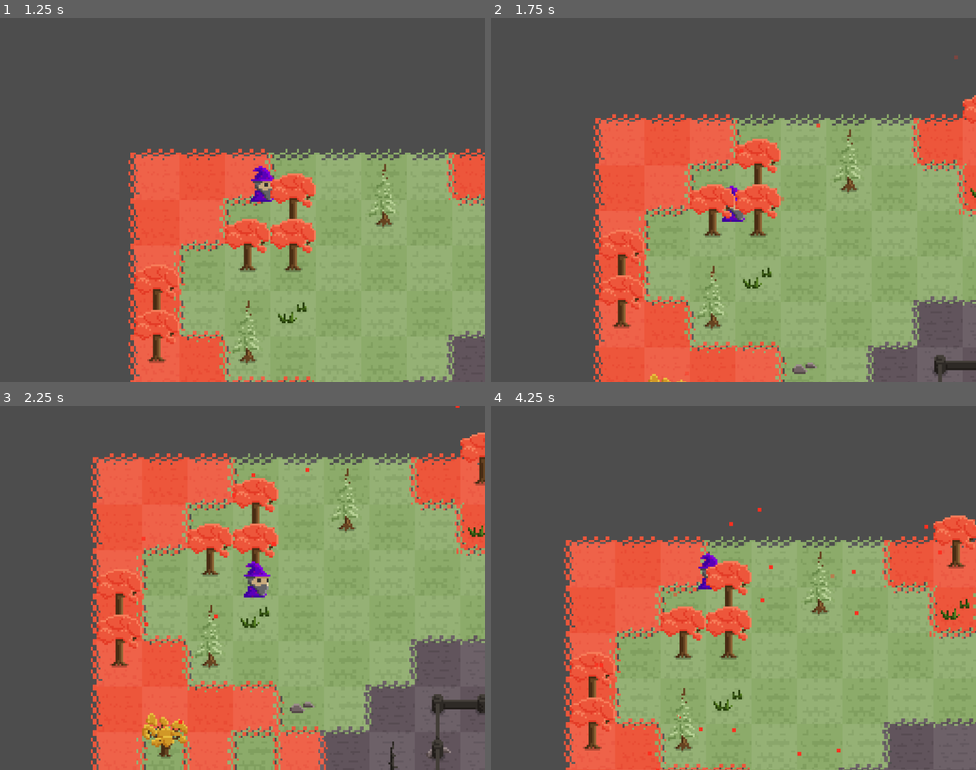
Above: before the commit, frames 1-4 (two rows, left to right).
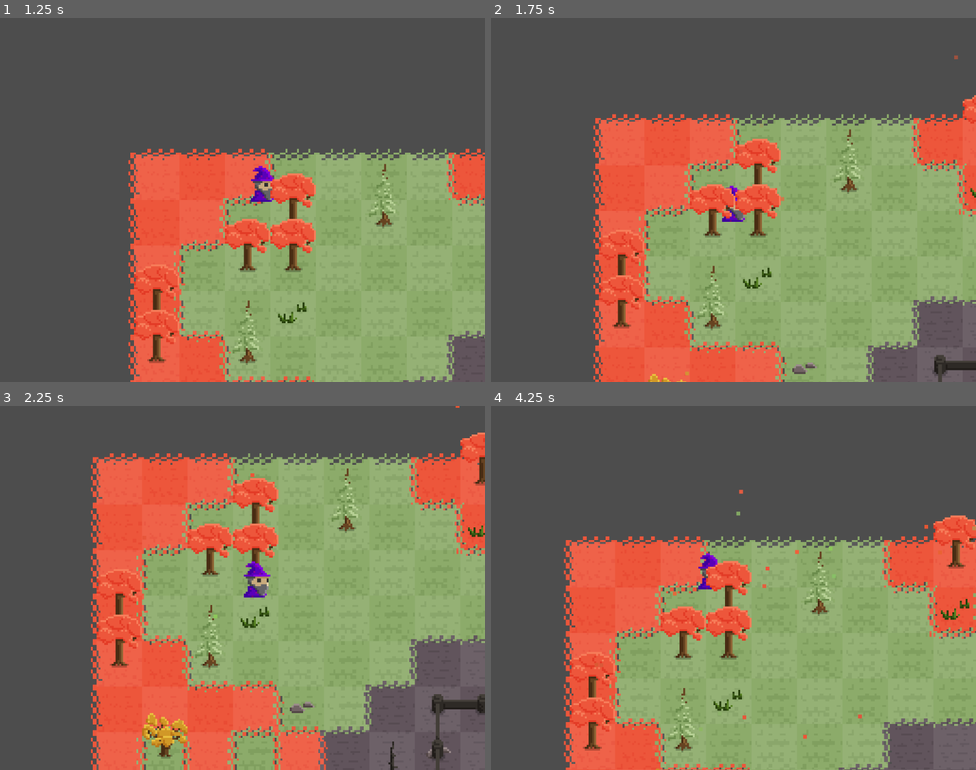
Above: after the commit, the same moments.

Repository: Pro1d/EchoesOfAmber
Game: Godot game, scene res://scenes/world.tscn
The game is run twice, just before and just after one commit, with the same random seed, the same clock (stepped at 60 frames per second) and the same inputs.
Inputs:
- Up to frame 1 (1.25 s): tap Enter at 0.5 s; hold D (move_right) from 0.53 s (still down); hold E (attract_leaves) from 0.53 s (still down)
- Up to frame 2 (1.75 s): release D (move_right) at 1.28 s; release E (attract_leaves) at 1.28 s; hold S (move_down) from 1.28 s (still down); tap E (attract_leaves) at 1.35 s
- Up to frame 3 (2.25 s): release S (move_down) at 2.03 s; hold D (move_right) from 2.03 s (still down); hold E (attract_leaves) from 2.03 s (still down)
- Up to frame 4 (4.25 s): release D (move_right) at 2.78 s; release E (attract_leaves) at 2.78 s; hold W (move_up) 2.78-3.53 s; tap E (attract_leaves) at 2.85 s; hold A (move_left) from 3.53 s (still down); hold E (attract_leaves) from 3.53 s (still down)

Frame 1 is identical in both runs. In frame 2, less than 0.1% of the frame differs, in the area x 30-97%, y 10-99%; in frame 3, less than 0.1%; in frame 4, 0.3%, in the area x 21-100%, y 23-100%.

Commit message:
Leaves anim OK more or less

Diff:
--- a/scenes/leave.tscn
+++ b/scenes/leave.tscn
@@ -52,12 +52,64 @@
 "update": 0,
 "values": [Color(1, 1, 1, 1)]
 }
+tracks/1/type = "value"
+tracks/1/imported = false
+tracks/1/enabled = true
+tracks/1/path = NodePath("Polygon2D:position")
+tracks/1/interp = 1
+tracks/1/loop_wrap = true
+tracks/1/keys = {
+"times": PackedFloat32Array(0),
+"transitions": PackedFloat32Array(1),
+"update": 0,
+"values": [Vector2(0, 0)]
+}
+tracks/2/type = "value"
+tracks/2/imported = false
+tracks/2/enabled = true
+tracks/2/path = NodePath("Polygon2D:scale")
+tracks/2/interp = 1
+tracks/2/loop_wrap = true
+tracks/2/keys = {
+"times": PackedFloat32Array(0),
+"transitions": PackedFloat32Array(1),
+"update": 0,
+"values": [Vector2(1, 1)]
+}
+
+[sub_resource type="Animation" id="Animation_y26q2"]
+resource_name = "reached"
+tracks/0/type = "value"
+tracks/0/imported = false
+tracks/0/enabled = true
+tracks/0/path = NodePath("Polygon2D:position")
+tracks/0/interp = 1
+tracks/0/loop_wrap = true
+tracks/0/keys = {
+"times": PackedFloat32Array(0, 0.2, 1),
+"transitions": PackedFloat32Array(1, 0.435276, 0.353552),
+"update": 0,
+"values": [Vector2(0, -16), Vector2(0, -32), Vector2(0, 0)]
+}
+tracks/1/type = "value"
+tracks/1/imported = false
+tracks/1/enabled = true
+tracks/1/path = NodePath("Polygon2D:scale")
+tracks/1/interp = 1
+tracks/1/loop_wrap = true
+tracks/1/keys = {
+"times": PackedFloat32Array(0, 0.2, 1),
+"transitions": PackedFloat32Array(1, 1, 1.86607),
+"update": 0,
+"values": [Vector2(1, 1), Vector2(3, 3), Vector2(0.16, 0.16)]
+}
 
 [sub_resource type="AnimationLibrary" id="AnimationLibrary_d8b8a"]
 _data = {
 "RESET": SubResource("Animation_bjy5p"),
 "despawn": SubResource("Animation_aww4m"),
 "enter_sack": SubResource("Animation_kjiog"),
+"reached": SubResource("Animation_y26q2"),
 "spawn": SubResource("Animation_grwoe")
 }
 
@@ -72,7 +124,7 @@
 shape = SubResource("CircleShape2D_gkaol")
 
 [node name="Polygon2D" type="Polygon2D" parent="."]
-color = Color(1, 0.18538, 0.122229, 1)
+color = Color(0.129412, 0.14902, 0.180392, 1)
 polygon = PackedVector2Array(1, -1, 1, 1, -1, 1, -1, -1)
 
 [node name="AnimatedSprite2D" type="AnimatedSprite2D" parent="."]
@@ -89,3 +141,4 @@
 libraries = {
 "": SubResource("AnimationLibrary_d8b8a")
 }
+speed_scale = 2.0
--- a/scenes/player.tscn
+++ b/scenes/player.tscn
@@ -30,3 +30,8 @@
 [node name="CollisionShape2D" type="CollisionShape2D" parent="LeavesAttractionArea"]
 scale = Vector2(7, 7)
 shape = SubResource("CircleShape2D_7oolu")
+
+[node name="AttractionPoint" type="Marker2D" parent="."]
+unique_name_in_owner = true
+position = Vector2(-7.22, -7.81)
+gizmo_extents = 15.0
--- a/scripts/leave.gd
+++ b/scripts/leave.gd
@@ -5,6 +5,7 @@
 
 @onready var sprite : Node2D =  $Polygon2D
 @onready var anim : AnimationPlayer = $Anim
+@onready var graphic : Polygon2D = $Polygon2D
 
 var attraction_point_reached : bool = false
 var attraction_point: Node2D =  null
@@ -19,8 +20,8 @@
 # Into bag mechanic
 # total amount of time the leave stayed close to the player
 var total_time_close_to_attraction_point := 0.0
-var max_time_close_to_attaction_point := 1.0
-var attraction_point_close_distance := 8.0
+var max_time_close_to_attaction_point := 0.7
+var attraction_point_close_distance := 16.0
 
 # Offsets to break homogeneity
 var lateral_offset : float = 0 # random offset
@@ -31,6 +32,23 @@
 	lateral_offset = randf_range(0, 3.14)
 	lateral_movement_speed_factor = randf_range(0.7, 1.3)
 	lateral_movement_amplitude_factor = randf_range(0.8, 1.5)
+
+	if type == 'red':
+		self.graphic.color = Color(
+			randf_range(0.85, 0.95),
+			randf_range(0.30, 0.4),
+			randf_range(0.2, 0.3))
+	elif type == 'green':
+		self.graphic.color = Color(
+			randf_range(0.5, 0.6),
+			randf_range(0.6, 0.8),
+			randf_range(0.35, 0.45))
+	else:
+		self.graphic.color = Color(
+			randf_range(0.75, 0.85),
+			randf_range(0.55, 0.65),
+			randf_range(0.15, 0.25))
+
 	self.anim.play("spawn")
 
 func _process(delta: float) -> void:
@@ -58,14 +76,20 @@
 		total_time_close_to_attraction_point = 0.0
 
 	if total_time_close_to_attraction_point >= max_time_close_to_attaction_point:
+		attraction_point_reached = true
+		var tween := self.create_tween()
+		tween.tween_property(self, 'global_position', attraction_point.global_position, 0.3)
+		tween.tween_property(sprite, 'position', Vector2(0, -16), 0.3)
+		await tween.finished
+		self.anim.play("reached")
+		await self.anim.animation_finished
 		on_attraction_point_reached.emit()
-		attraction_point_reached = true
+		queue_free()
 
 	if current_time_on_ground >= max_time_on_ground:
 		# TODO: animation de mort de la feuille
 		self.anim.play("despawn")
 		await self.anim.animation_finished
-		print("queue free!")
 		queue_free()
 
 
--- a/scripts/player.gd
+++ b/scripts/player.gd
@@ -3,6 +3,7 @@
 const SPEED := 64.0
 const ACCEL := SPEED / 0.2
 
+@onready var attraction_point : Node2D = %AttractionPoint
 @onready var leaves_attraction_area : Area2D = %LeavesAttractionArea
 
 func _ready() -> void:
@@ -23,7 +24,7 @@
 	if not body is Leave:
 		return
 
-	body.set_attraction_point(self)
+	body.set_attraction_point(attraction_point)
 
 
 func _on_leave_exited_area(body: Leave) -> void:
Not shown: 1 places in scenes/leave.tscn that only renumber resources
